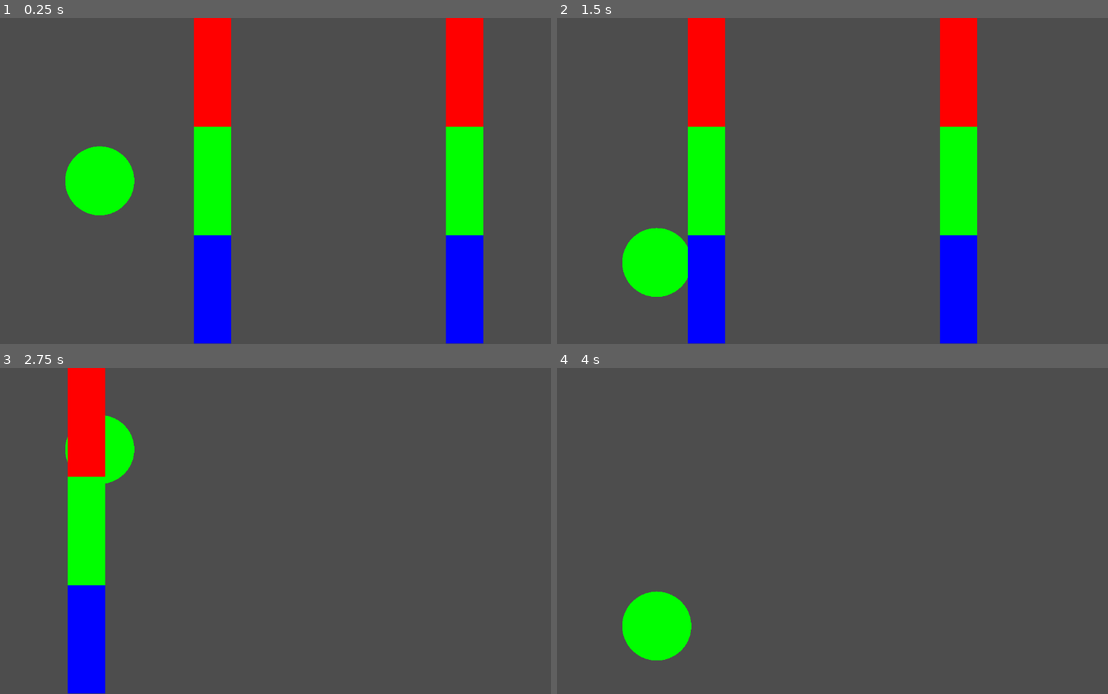
Above: before the commit, frames 1-4 (two rows, left to right).
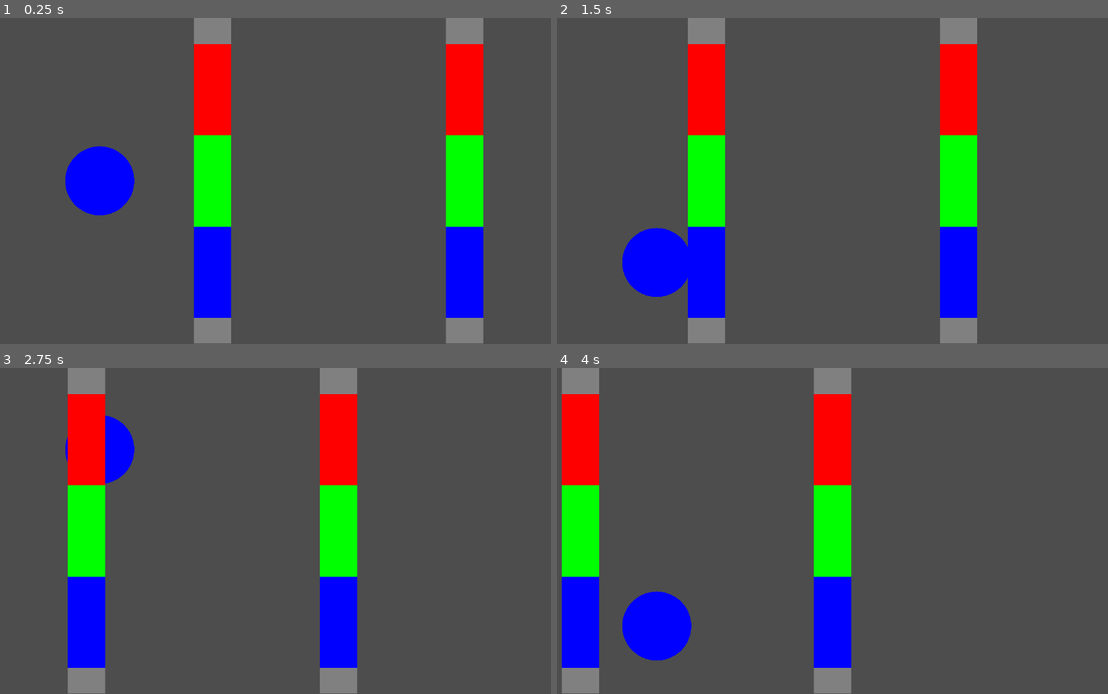
Above: after the commit, the same moments.

Repository: FantAsylum/RGBot
Game: Godot game, scene res://scenes/main_scene.tscn
Same seed, same stepped clock (60 frames per second), same inputs: the game is played once before the commit and once after it.
Inputs:
- Up to frame 1 (0.25 s): no input
- Up to frame 2 (1.5 s): hold W (move_up) 0.53-1.28 s; hold S (move_down) from 1.28 s (still down)
- Up to frame 3 (2.75 s): release S (move_down) at 2.03 s; hold W (move_up) from 2.03 s (still down)
- Up to frame 4 (4 s): release W (move_up) at 3.53 s; hold S (move_down) from 3.53 s (still down)

The runs differ from the first frame. In frame 1, 5.1% of the frame differs, in the area x 11-88%, y 0-100%; in frame 2, 5.0%; in frame 3, 9.2%; in frame 4, 16%, in the area x 0-54%, y 0-100%.

Commit message:
Add color manager

Diff:
--- a/actors/Bot.gd
+++ b/actors/Bot.gd
@@ -16,10 +16,10 @@
 	sprite.material.set_shader_parameter("bot_color", random_color())
 
 	var screen_size = DisplayServer.window_get_size()
-	middle_height  = screen_size.y / 2.
-	base_y_velocity  = middle_height / 2.
-	top_height     = middle_height - base_y_velocity
-	bottom_height  = middle_height + base_y_velocity
+	middle_height   = screen_size.y / 2.
+	base_y_velocity = middle_height / 2.
+	top_height      = middle_height - base_y_velocity
+	bottom_height   = middle_height + base_y_velocity
 
 
 func _process(delta):
@@ -31,7 +31,7 @@
 	if (Input.is_action_pressed("move_down")):
 		velocity.y += base_y_velocity * VELOCITY_Y_MODIFIER
 
-	if  (velocity.y == 0):
+	if (velocity.y == 0):
 		var diff = middle_height - global_position.y
 		if (diff > base_y_velocity / 5.):
 			velocity.y = sign(diff) * base_y_velocity * VELOCITY_Y_MODIFIER
@@ -46,11 +46,4 @@
 	move_and_slide()
 
 func random_color():
-	var color
-	match (rng.randi() % 3):
-		0:
-			return Color.RED
-		1:
-			return Color.GREEN
-		2:
-			return Color.BLUE
+	return ColorManager.color_by_number[rng.randi() % 3]
--- a/managers/BarrierManager.gd
+++ b/managers/BarrierManager.gd
@@ -2,7 +2,7 @@
 
 @export var barrier_scene: PackedScene = preload("res://objects/barrier.tscn")
 
-@export var initial_barrier_count = 3
+@export var barrier_count = 5
 
 @onready var current_barrier_position = $CurrentBarrierPosition
 @onready var next_barrier_position = $NextBarrierPosition
@@ -11,7 +11,7 @@
 
 func _ready():
 	distance_between = next_barrier_position.position.x - current_barrier_position.position.x
-	for i in range(initial_barrier_count):
+	for i in range(barrier_count):
 		spawn_barrier()
 
 
--- /dev/null
+++ b/managers/ColorManager.gd
@@ -0,0 +1,11 @@
+extends Node
+
+@export var first_color: Color = Color.RED
+@export var second_color: Color = Color.BLUE
+@export var third_color: Color = Color.GREEN
+
+var color_by_number = {
+	0: first_color,
+	1: second_color,
+	2: third_color
+}
--- a/objects/barrier.tscn
+++ b/objects/barrier.tscn
@@ -4,6 +4,7 @@
 
 [sub_resource type="ShaderMaterial" id="ShaderMaterial_t6vra"]
 shader = ExtResource("1_ll51b")
+shader_parameter/projector_size = 0.02
 shader_parameter/firstColor = Color(1, 0, 0, 1)
 shader_parameter/secondColor = Color(0, 1, 0, 1)
 shader_parameter/thirdColor = Color(0, 0, 1, 1)
--- a/project.godot
+++ b/project.godot
@@ -14,6 +14,10 @@
 run/main_scene="res://scenes/main_scene.tscn"
 config/features=PackedStringArray("4.1", "GL Compatibility")
 config/icon="res://icon.svg"
+
+[autoload]
+
+ColorManager="*res://managers/ColorManager.gd"
 
 [input]
 
--- a/shaders/barrier.gdshader
+++ b/shaders/barrier.gdshader
@@ -1,5 +1,6 @@
 shader_type canvas_item;
 
+uniform float projector_size: hint_range(0.01, 0.1, 0.01);
 uniform vec4 firstColor: source_color;
 uniform vec4 secondColor: source_color;
 uniform vec4 thirdColor: source_color;
@@ -8,10 +9,16 @@
 	vec2 uv = UV;
 	float ymax = .25;
 	float ymin = 0.;
+	float len =  ymax - ymin - projector_size * 2.;
 
-	if (uv.y < (ymax - ymin) / 3.)
+	vec4 gray = vec4(vec3(0.5), 1.);
+	if (abs(ymin - uv.y) < projector_size) {
+		COLOR = gray;
+	} else if (abs(ymax - uv.y) < projector_size) {
+		COLOR = gray;
+	} else if (uv.y < projector_size + len / 3.)
 		COLOR = firstColor;
-	else if (uv.y < (ymax - ymin) / 3. * 2.)
+	else if (uv.y < projector_size + len / 3. * 2.)
 		COLOR = secondColor;
 	else
 		COLOR = thirdColor;
